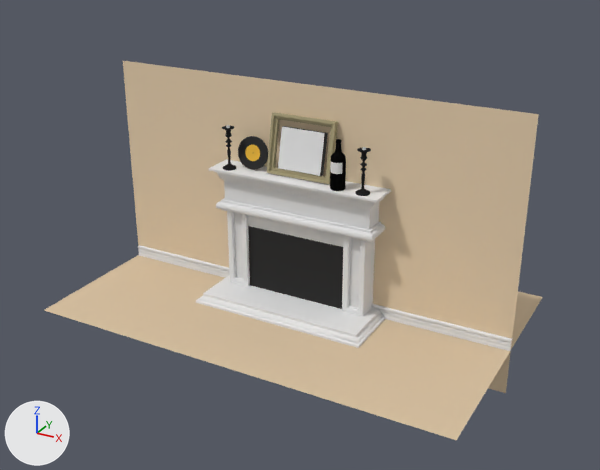
The Blender file Apartment/living_room.blend as it was, and as the next commit left it.
Rendered twice from a 50 mm camera at (19.0, -35.1, 21.1) aimed at (0.4, -1.3, 4.2). The lights are fixed; the arrows at lower left show +X, +Y and +Z.

Script lines for the objects in view, before the commit:
```python
me_cube = bpy.data.meshes.new('Cube')
me_cube.from_pydata(...)  # 271 vertices, 235 faces; spans x 0.0..4.78, y -3.35..1.0, z 0.0..7.05
# faces by material slot: [234, 1]
me_cube.materials.append(mat_marble)  # white #e7e7e7
me_cube.materials.append(mat_chimneydoor)  # black #333333
me_plane = bpy.data.meshes.new('Plane')
me_plane.from_pydata([(-11.3, 0.0, -2.5), (11.3, 0.0, -2.5), (-11.3, 0.0, 11.6), (11.3, 0.0, 11.6)], [], [(0, 1, 3, 2)])
me_plane.materials.append(mat_material)  # beige #e7d1b1
me_plane_001 = bpy.data.meshes.new('Plane.001')
me_plane_001.from_pydata(...)  # 144 vertices, 121 faces; spans x -11.3..11.3, y 0.0, z -2.5..11.6
me_plane_001.polygons.foreach_set('use_smooth', [True] * 121)
me_plane_001.materials.append(mat_carpet_mat)  # beige #d9c3a4
me_plane_003 = bpy.data.meshes.new('Plane.003')
me_plane_003.from_pydata(...)  # 54 vertices, 26 faces; spans x -6.5..28.0, y -0.9..0.0, z -0.5..0.0
me_plane_003.materials.append(mat_marble)  # white #e7e7e7
ob_bottom_bevel = bpy.data.objects.new('Bottom_bevel', me_plane_003)
ob_bottom_bevel.location = (-6.98, -0.17, 0.65)
ob_bottom_bevel.rotation_euler = (1.571, 0.0, 0.0)  # degrees (90, 0, 0)
ob_bottom_bevel.scale = (0.652, 0.72, 0.652)
_m = ob_bottom_bevel.modifiers.new('Subsurf', 'SUBSURF')
_m.levels = 2
ob_chimney = bpy.data.objects.new('Chimney', me_cube)
ob_chimney.location = (0.0, 0.0, 0.0)
_m = ob_chimney.modifiers.new('Mirror', 'MIRROR')
_m.use_clip = True
ob_ground = bpy.data.objects.new('Ground', me_plane_001)
ob_ground.location = (0.0, -5.42, 0.0)
ob_ground.rotation_euler = (-1.571, 0.0, 0.0)  # degrees (-90, 0, 0)
ob_wall = bpy.data.objects.new('Wall', me_plane)
ob_wall.location = (0.0, 0.0, 0.0)
# also in view: 'Bottle' at (2.4, -1.2, 8.3); 'Picture' at (0.1, -0.4, 8.4); 'Frame' at (0.1, -0.5, 8.6); 'Record' at (-2.6, -0.7, 7.9)
```
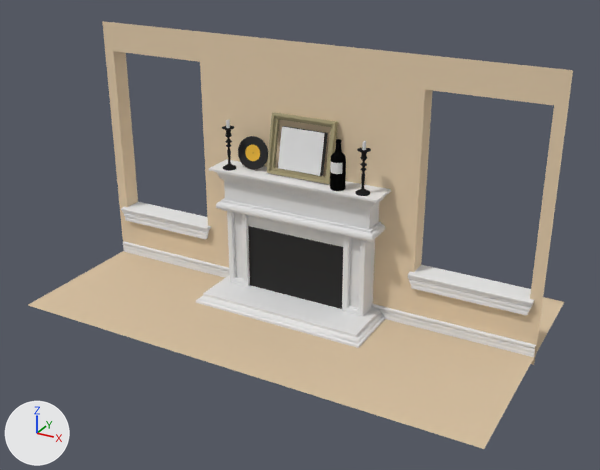
Commit message: Adding the windows

Scene script edits in JSON lines:
```json
{"block": "me_plane_003", "where": "me_plane_003.from_pydata(...)  # 54 vertices, 26 faces; spans x -6.5..28.0, y -0.9..0.0, z -0.5..0.0"}
{"block": "me_plane_003", "where": "# used by ob_bottom_bevel; location = (-6.98, -0.17, 0.65); rotation_euler = (1.571, 0.0, 0.0), in degrees (90, 0, 0); scale = (0.652, 0.72, 0.652)"}
{"block": "me_plane_003", "change": "me_plane_003 part 1: the whole mesh is scaled about its middle by (1.1, 1, 1)"}
{"block": "me_plane", "where": "# used by ob_wall; location = (0.0, 0.0, 0.0)"}
{"op": "remove", "block": "me_plane", "code": "me_plane.from_pydata(...)  # 4 vertices, 1 face; spans x -11.3..11.3, y 0.0, z -2.5..11.6"}
{"op": "add", "block": "me_plane", "code": "me_plane.from_pydata(...)  # 68 vertices, 51 faces; spans x 0.0..11.3, y -0.3..1.0, z -2.5..11.6"}
{"block": "me_plane", "change": "me_plane part 2: 66 vertices added at x 0.0..11.3, y -0.3..1.0, z -2.5..11.6"}
{"block": "me_plane", "change": "me_plane part 3: 2 vertices removed from x -11.3, y 0.0, z -2.5..11.6"}
{"op": "add", "block": "me_plane", "code": "me_plane.materials.append(mat_marble)  # white #e7e7e7"}
{"op": "add", "block": "me_plane_005", "code": ["me_plane_005 = bpy.data.meshes.new('Plane.005')", "me_plane_005.from_pydata(...)  # 525 vertices, 418 faces; spans x -4.75..4.63, y -0.5..0.37, z -0.34..0.11", "me_plane_005.materials.append(mat_marble)  # white #e7e7e7"]}
{"op": "set", "path": "ob_ground.scale", "old": "(1.0, 1.0, 1.0)", "new": "(1.1, 1.0, 1.0)"}
{"op": "set", "path": "ob_wall.location", "old": "(0.0, 0.0, 0.0)", "new": "(0.0, 0.0, 2.0)"}
{"op": "set", "path": "ob_wall.scale", "old": "(1.0, 1.0, 1.0)", "new": "(1.1, 1.0, 1.0)"}
{"op": "add", "block": "ob_wall", "code": "_m = ob_wall.modifiers.new('Mirror', 'MIRROR')"}
{"op": "add", "block": "ob_window_bevel", "code": ["ob_window_bevel = bpy.data.objects.new('Window_bevel', me_plane_005)", "ob_window_bevel.parent = ob_wall", "ob_window_bevel.matrix_parent_inverse = Matrix(((0.906, 0.0, 0.0, 0.0), (0.0, 1.0, 0.0, 0.0), (0.0, 0.0, 1.0, -2.0), (0.0, 0.0, 0.0, 1.0)))", "ob_window_bevel.location = (9.042, -0.196, 2.539)", "ob_window_bevel.rotation_euler = (1.571, 0.0, 0.0)  # degrees (90, 0, 0)", "ob_window_bevel.scale = (0.652, 0.72, 0.652)", "_m = ob_window_bevel.modifiers.new('Mirror', 'MIRROR')", "_m.mirror_object = ob_wall"]}
```

Pixel boxes (x1, y1, x2, y2) of what changed, in the pictures (600 x 470 px):
```json
{"object": "Wall", "change": "reshaped, moved, rescaled, modifiers changed", "before": [123, 61, 539, 393], "after": [102, 21, 573, 365], "on screen": "13% wider"}
{"object": "Ground", "change": "rescaled", "before": [44, 255, 543, 440], "after": [28, 251, 564, 449], "on screen": "7% wider, 7% taller"}
{"object": "Bottom_bevel", "change": "mesh rescaled", "before": [138, 245, 513, 351], "after": [123, 241, 536, 357], "on screen": "10% wider, 9% taller"}
{"object": "Window_bevel", "change": "added", "after": [122, 210, 532, 315]}
{"part": 2, "of": "me_plane", "change": "added", "after": [102, 21, 573, 365]}
{"part": 3, "of": "me_plane", "change": "deleted", "before": [123, 61, 539, 393]}
```
